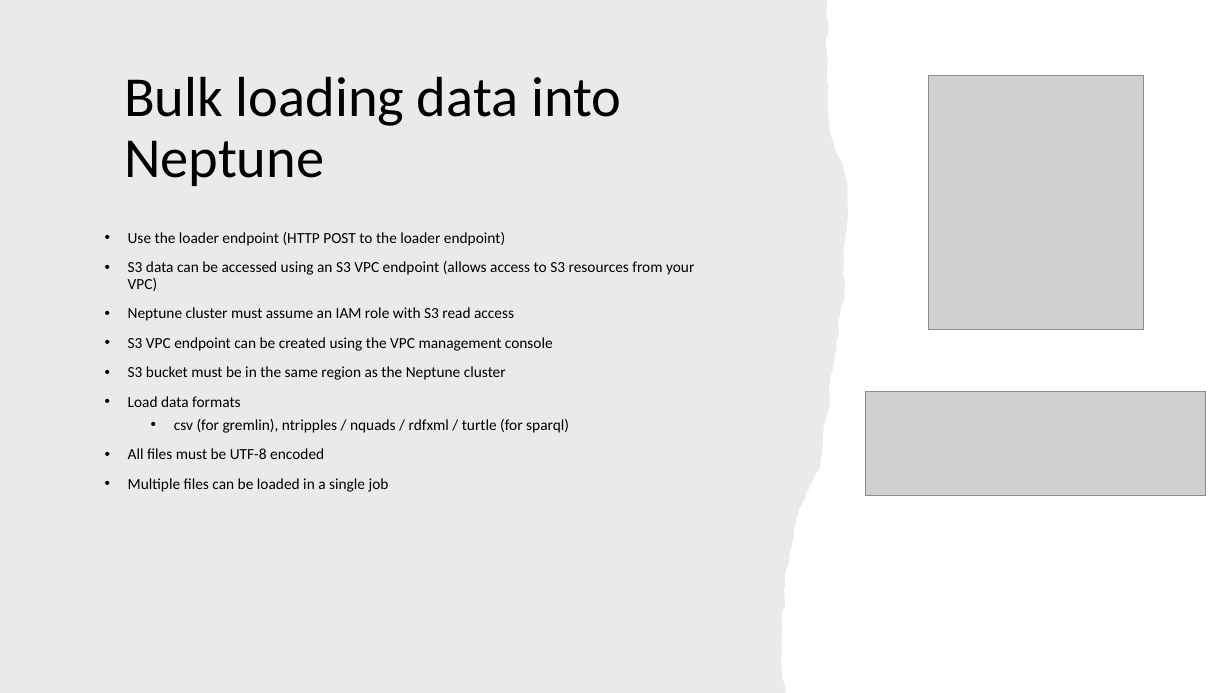
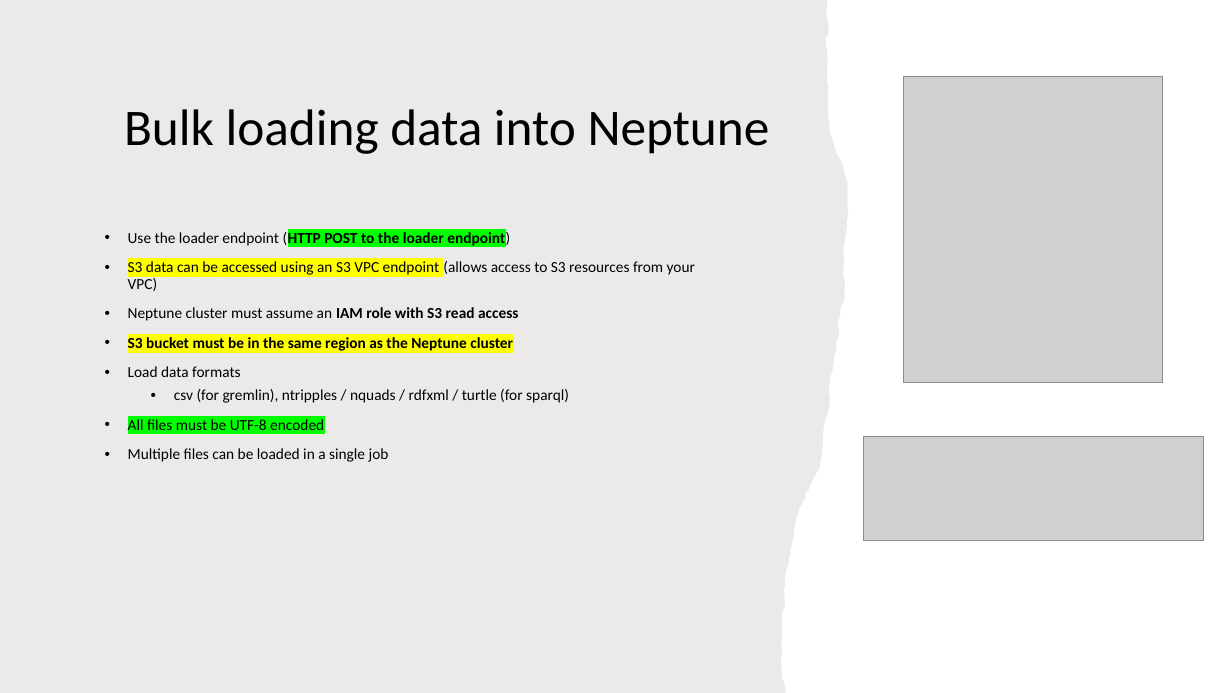
Before and after one commit to IlyaChakun/aws-iba-courses, a slide deck: slide 7 of lecture-materials/Databases/Neptune/aws_neptune.pptx. Drawn at 1232x693 pixels with LibreOffice and Linux fonts; fonts in the diff are those of the drawing; grey boxes stand for pictures. Boxes give left, top, right and bottom in pixels: in the first picture for what was removed or moved away, otherwise in the second. Text is boxed around its words. In the diff, an @@ line names an element or a change of style, - is before the commit and + after.

```diff
--- a/lecture-materials/Databases/Neptune/aws_neptune.pptx
+++ b/lecture-materials/Databases/Neptune/aws_neptune.pptx
@@ title "Bulk loading data into Neptune" at bbox=[124, 109, 770, 154]: size 44 to 40 pt @@
@@ picture: place and size @@
-picture at bbox=[929, 76, 1144, 330]
+picture at bbox=[904, 77, 1164, 383]
@@ text at bbox=[128, 230, 695, 435]: highlight none to #00FF00 in "(HTTP POST to the loader endpoint)", "All files must be UTF-8 encoded"; bold on in "(HTTP POST to the loader endpoint)", "IAM role with S3 read access", "S3 bucket must be in the same ..."; highlight none to #FFFF00 in "S3 data can be accessed using an ...", "S3 bucket must be in the same ..." @@
@@ text at bbox=[128, 337, 553, 351]: paragraph removed @@
-• S3 VPC endpoint can be created using the VPC management console
@@ picture: place and size @@
-picture at bbox=[866, 392, 1206, 496]
+picture at bbox=[863, 436, 1203, 541]
```
Also in this commit, not shown: 17 other slides changed, 5 other files.
